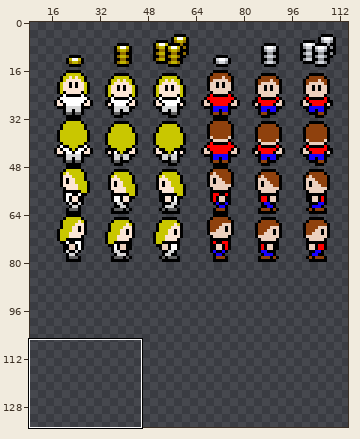
Two states of a sprite sheet, assets/sprites.png. Above, an overview of the earlier version with the close-up marked.
Close-up. Before the commit:
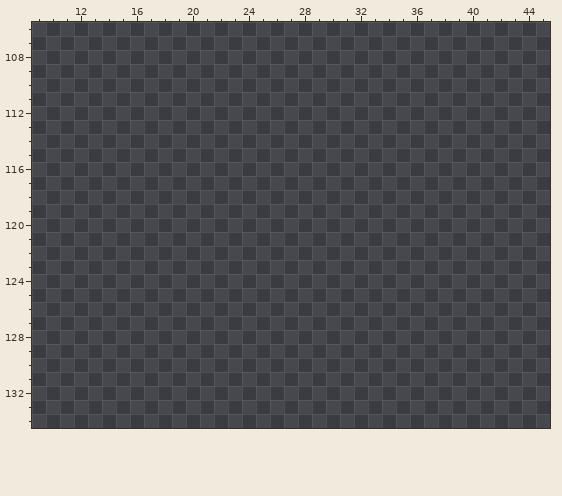
The file is 640x400 pixels. Shown: x 9..45, y 106..134. The wide view leaves out empty margins.
New version:
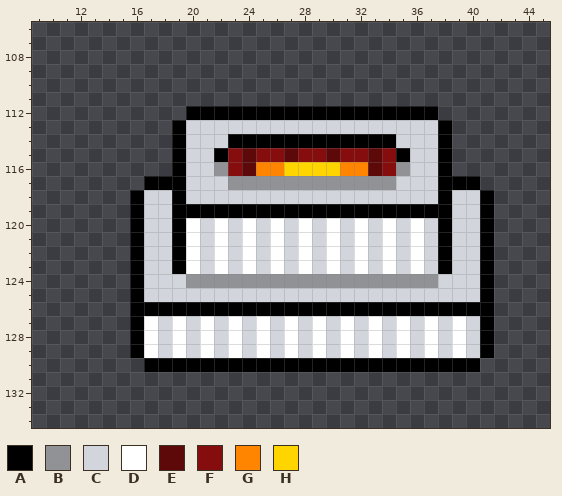
Palette (. is transparent): A #000000  B #909296  C #d2d5db  D #ffffff  E #5d0909  F #850d0d  G #ff8400  H #ffd500
From old to new:
y 112: x 20..37 .................. -> AAAAAAAAAAAAAAAAAA
y 113: x 19..38 .................... -> ACCCCCCCCCCCCCCCCCCA
y 114: x 19..38 .................... -> ACCCAAAAAAAAAAAACCCA
y 115: x 19..38 .................... -> ACCAFEFFEFFEFFEFACCA
y 116: x 19..38 .................... -> ACCBFEGGHHHHGGEFBCCA
y 117: x 17..40 ........................ -> AAACCCBBBBBBBBBBBBCCCAAA
y 118: x 16..41 .......................... -> ACCACCCCCCCCCCCCCCCCCCACCA
y 119: x 16..41 .......................... -> ACCAAAAAAAAAAAAAAAAAAAACCA
y 120..123: x 16..41 .......................... -> ACCADCDCDCDCDCDCDCDCDCACCA
y 124: x 16..41 .......................... -> ACCCBBBBBBBBBBBBBBBBBBCCCA
y 125: x 16..41 .......................... -> ACCCCCCCCCCCCCCCCCCCCCCCCA
y 126: x 16..41 .......................... -> AAAAAAAAAAAAAAAAAAAAAAAAAA
y 127..129: x 16..41 .......................... -> ADCDCDCDCDCDCDCDCDCDCDCDCA
y 130: x 17..40 ........................ -> AAAAAAAAAAAAAAAAAAAAAAAA
